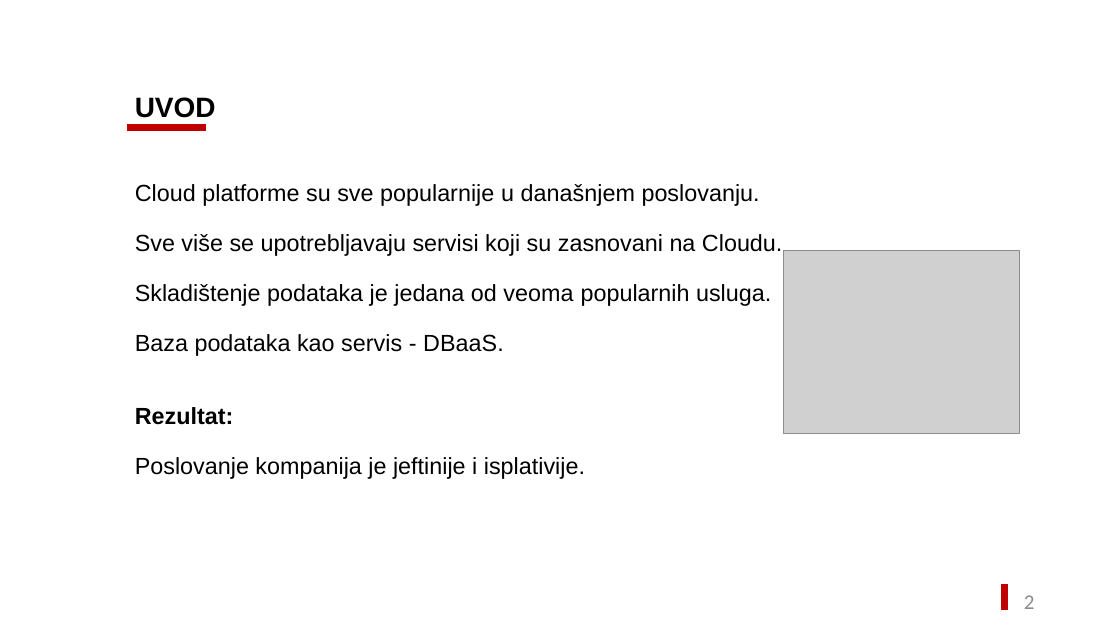
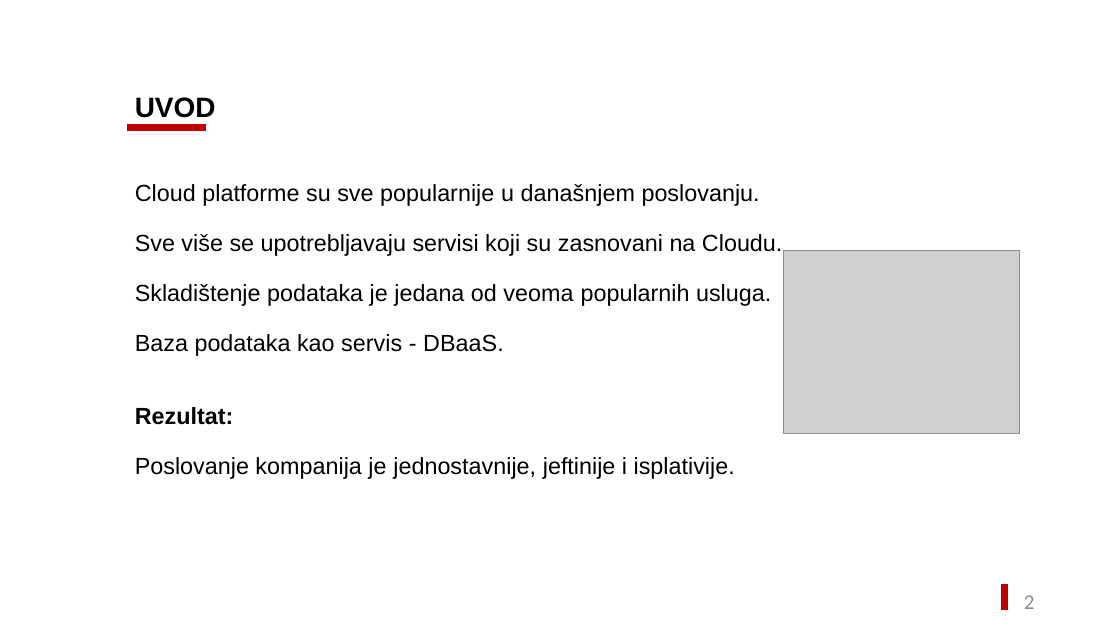
Before and after one commit to mixy98e/Sistemi-Baza-Podataka-Seminarski, a slide deck: slide 3 of Seminarski Rad 3/Milan Stankovic 1407 - Sistemi za upravljanje bazama podataka.pptx. Drawn at 1120x630 pixels with LibreOffice and Linux fonts; fonts in the diff are those of the drawing; grey boxes stand for pictures. Boxes give left, top, right and bottom in pixels: in the first picture for what was removed or moved away, otherwise in the second. Text is boxed around its words. In the diff, an @@ line names an element or a change of style, - is before the commit and + after.

```diff
--- a/Seminarski Rad 3/Milan Stankovic 1407 - Sistemi za upravljanje bazama podataka.pptx
+++ b/Seminarski Rad 3/Milan Stankovic 1407 - Sistemi za upravljanje bazama podataka.pptx
@@ text at <box>135,457,735,479</box>: text changed @@
-Poslovanje kompanija je jeftinije i isplativije.
+Poslovanje kompanija je jednostavnije, jeftinije i isplativije.
```
Also in this commit, not shown: 1 other slide changed.
